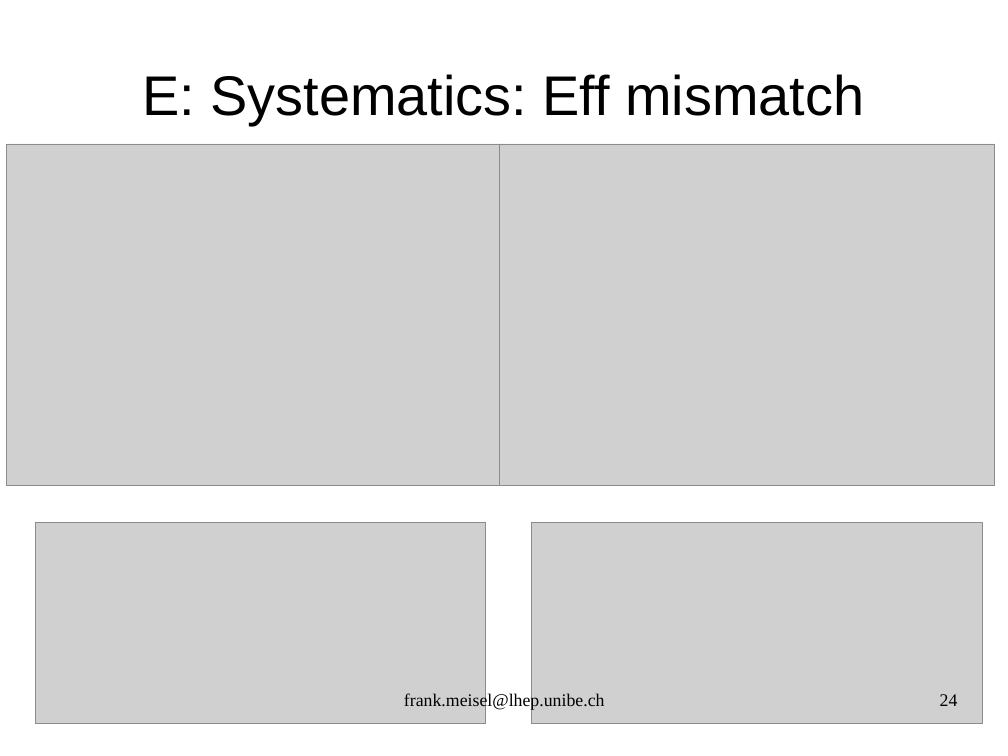
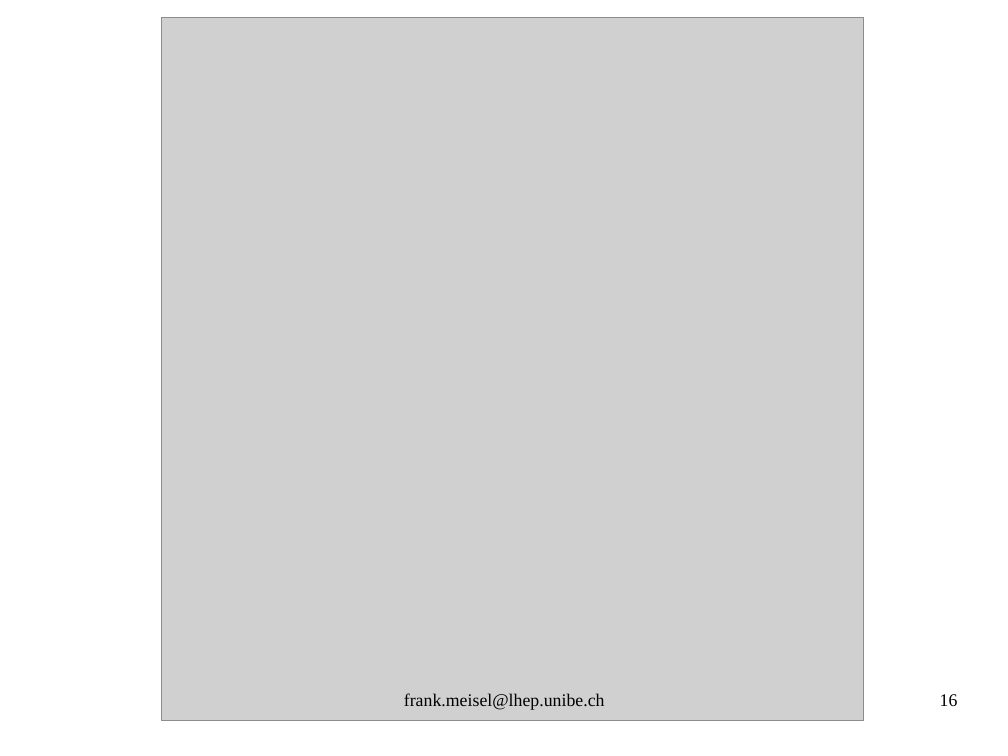
Before and after one commit to antonioiuliano2/fedra, a slide deck: slide 16 of src/libShower/documentation/libShowerMANUAL.odp (slide 24 before the commit). Drawn at 1008x756 pixels with LibreOffice and Linux fonts; fonts in the diff are those of the drawing; grey boxes stand for pictures. Boxes give left, top, right and bottom in pixels: in the first picture for what was removed or moved away, otherwise in the second. Text is boxed around its words. In the diff, an @@ line names an element or a change of style, - is before the commit and + after.

```diff
--- a/src/libShower/documentation/libShowerMANUAL.odp
+++ b/src/libShower/documentation/libShowerMANUAL.odp
@@ picture: place and size @@
-picture at bbox=[6, 144, 502, 486]
+picture at bbox=[162, 18, 863, 721]
@@ title removed at bbox=[142, 74, 864, 125] @@
-E: Systematics: Eff mismatch
@@ picture removed at bbox=[499, 144, 995, 486] @@
@@ picture removed at bbox=[35, 522, 486, 724] @@
@@ picture removed at bbox=[532, 522, 983, 724] @@
@@ page number at bbox=[940, 694, 958, 706]: text changed @@
-24
+16
```
Also in this commit, not shown: 18 other slides changed, 4 slides added, 12 slides removed, 3 other files.
